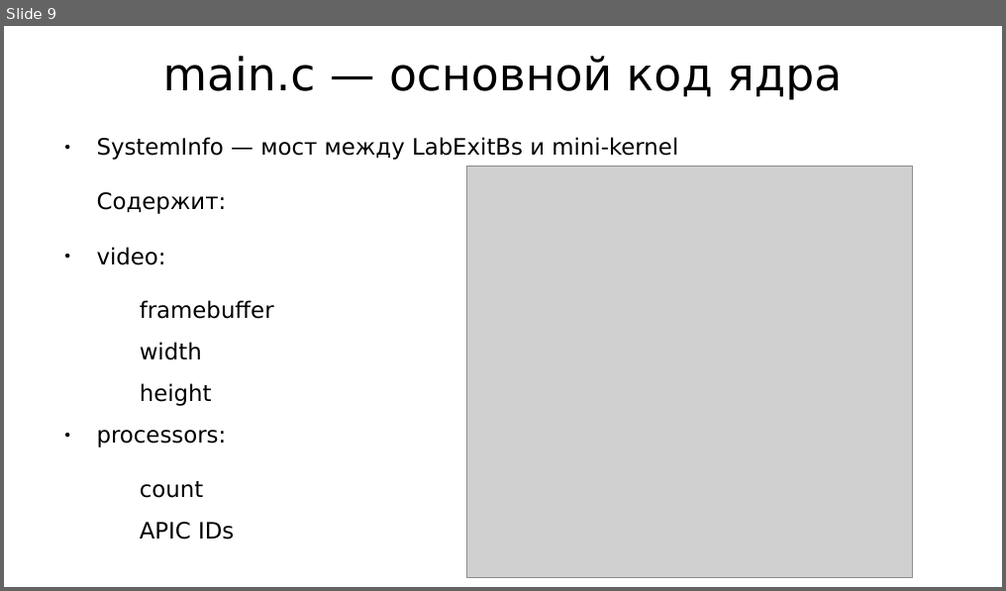
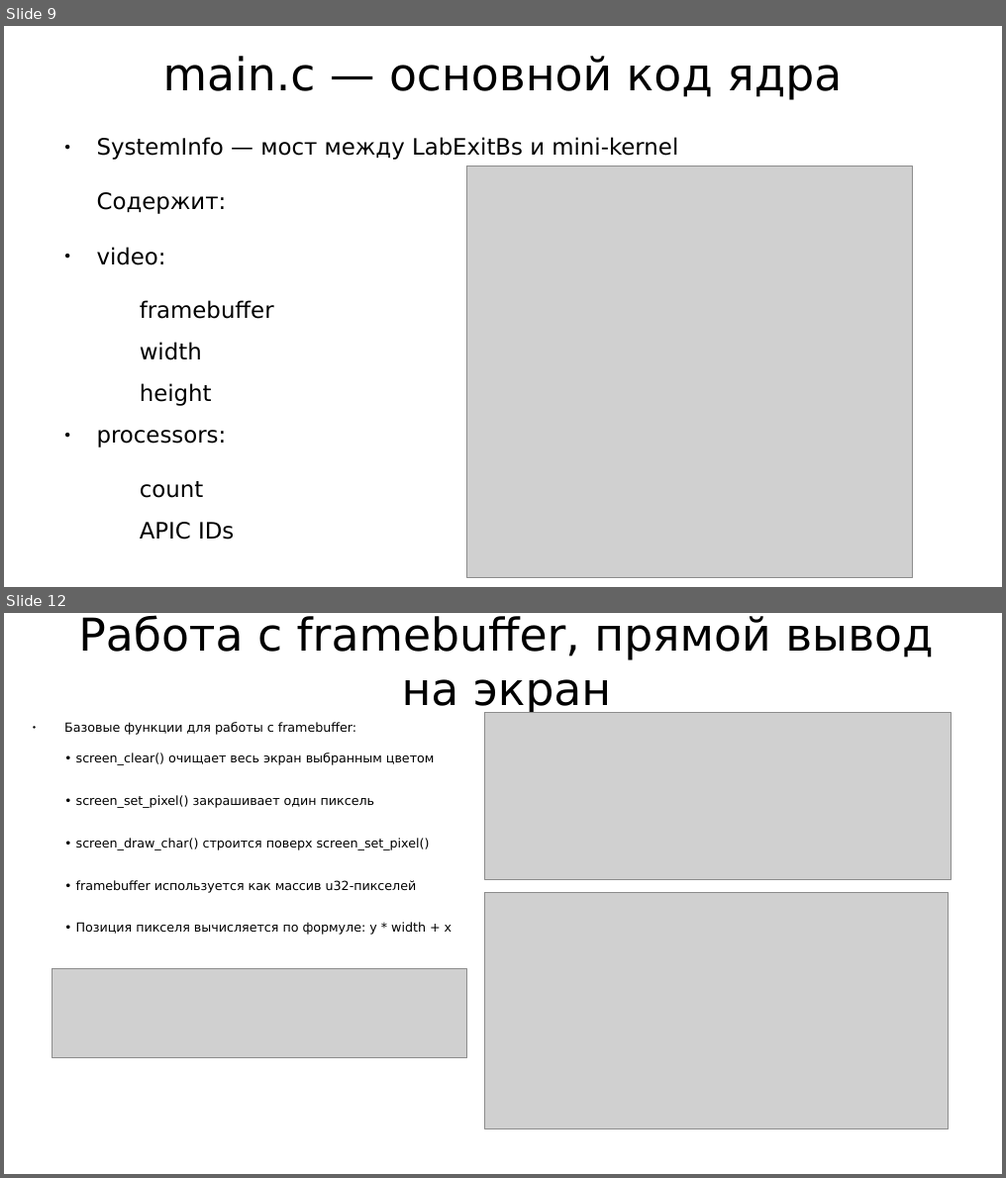
Before and after one commit to Inr1xz/uefi-bootloader, a slide deck: edk2/MySuperPkg/Presentstion.odp. Shown one above the other, each under a label of ours: slide 9 before the commit, slides 9 and 12 after it; the slides between them are not shown. The pictures are 1006x591 and 1006x1178 pixels, drawn with LibreOffice and Linux fonts; fonts in the diff are those of the drawing; grey boxes stand for pictures. Boxes give left, top, right and bottom in pixels: in the first picture for what was removed or moved away, otherwise in the second. Text is boxed around its words. In the diff, an @@ line names an element or a change of style, - is before the commit and + after.

```diff
--- a/edk2/MySuperPkg/Presentstion.odp
+++ b/edk2/MySuperPkg/Presentstion.odp
@@ slide 12 added at [4, 613, 1002, 1174], background #FFFFFF @@
@@ title added at [78, 615, 933, 715], 36 pt, text #000000 @@
+Работа с framebuffer, прямой вывод на экран
@@ text added at [64, 722, 452, 935], 10 pt, text #000000 @@
+● Базовые функции для работы с framebuffer:
+• screen_clear() очищает весь экран выбранным цветом
+• screen_set_pixel() закрашивает один пиксель
+• screen_draw_char() строится поверх screen_set_pixel()
+• framebuffer используется как массив u32-пикселей
+• Позиция пикселя вычисляется по формуле: y * width + x
@@ picture added at [485, 713, 950, 880] @@
@@ picture added at [485, 893, 948, 1130] @@
@@ picture added at [52, 969, 467, 1059] @@
```
Also in this commit, not shown: 3 slides changed, 7 other slides added, 1 slide removed, 1 other file.
